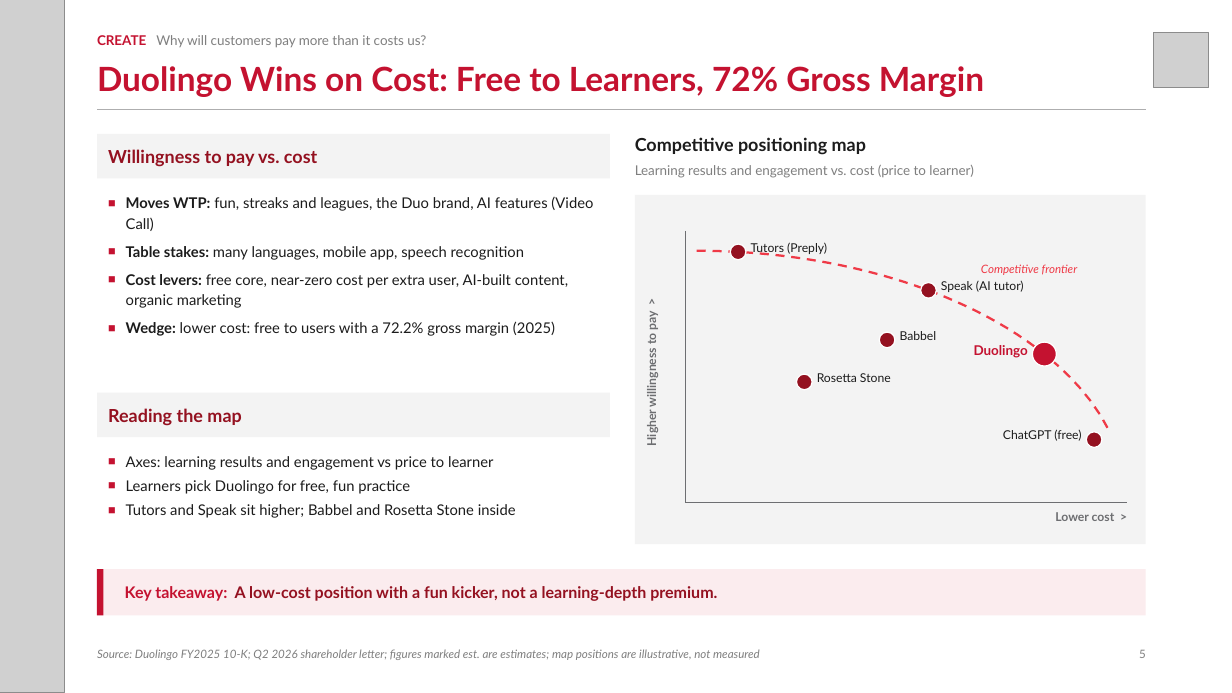
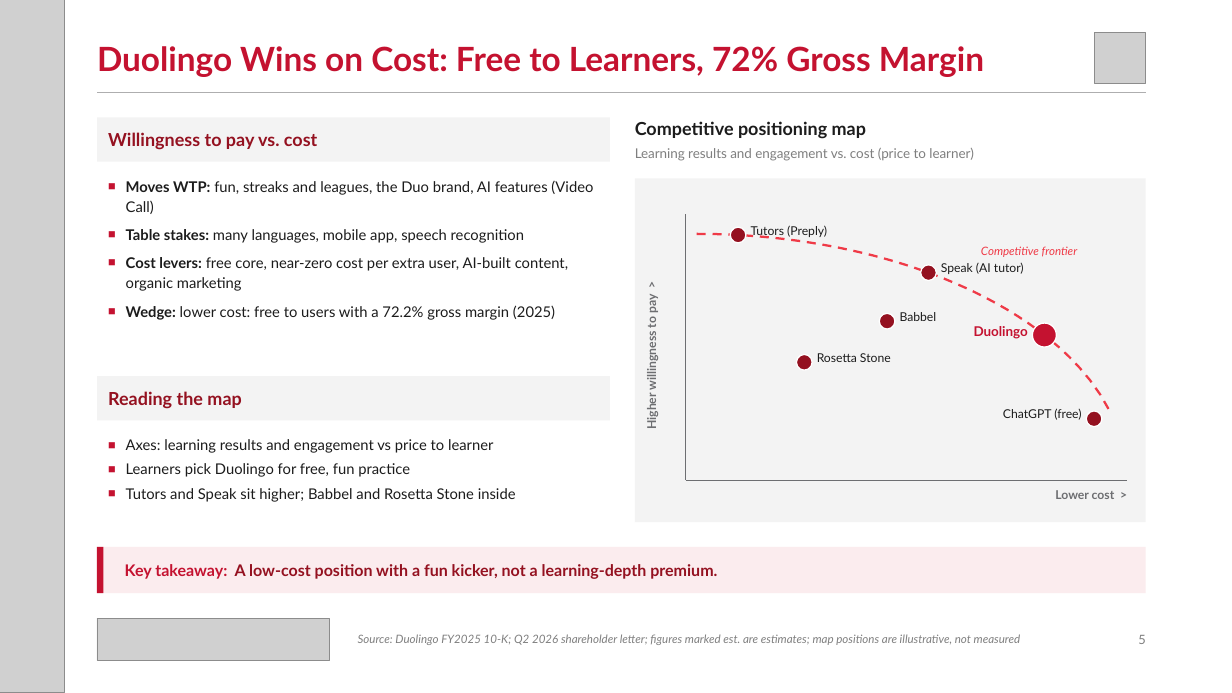
Before and after one commit to zuhayr77/AI-Business-Strategy-Agent, a slide deck: slide 5 of dccd-strategy-agent/examples/Duolingo_DCCD.pptx. Drawn at 1232x693 pixels with LibreOffice and Linux fonts; fonts in the diff are those of the drawing; grey boxes stand for pictures. Boxes give left, top, right and bottom in pixels: in the first picture for what was removed or moved away, otherwise in the second. Text is boxed around its words. In the diff, an @@ line names an element or a change of style, - is before the commit and + after.

```diff
--- a/dccd-strategy-agent/examples/Duolingo_DCCD.pptx
+++ b/dccd-strategy-agent/examples/Duolingo_DCCD.pptx
@@ text "Duolingo Wins on Cost: Free ...": place and size @@
-text "Duolingo Wins on Cost: Free ..." at [97,66,984,97]
+text "Duolingo Wins on Cost: Free ..." at [97,46,984,77]
@@ text removed at [97,35,426,47] @@
-CREATE Why will customers pay more than it costs us?
@@ picture: place and size @@
-picture at [1153,32,1209,88]
+picture at [1095,32,1146,83]
@@ 6 texts, 2 rectangles, 1 ellipse, 1 line: place and size @@
-6 texts, 2 rectangles, 1 ellipse, 1 line at [97,109,1146,445]
+6 texts, 2 rectangles, 1 ellipse, 1 line at [97,92,1146,428]
@@ rectangle: place and size @@
-rectangle at [635,195,1146,544]
+rectangle at [635,178,1146,522]
@@ line moved from (686, 231) - (686, 503) to (686, 214) - (686, 481) @@
@@ freeform shape: place and size @@
-freeform shape at [697,250,1111,433]
+freeform shape at [697,234,1111,413]
@@ text "Axes: learning results and engagement ...": place and size @@
-text "Axes: learning results and engagement ..." at [126,456,516,518]
+text "Axes: learning results and engagement ..." at [126,439,516,502]
@@ 7 texts, 5 ellipses, 2 rectangles, 1 line: place and size @@
-7 texts, 5 ellipses, 2 rectangles, 1 line at [97,264,1146,616]
+7 texts, 5 ellipses, 2 rectangles, 1 line at [97,246,1146,593]
@@ picture added at [97,618,330,661] @@
@@ text "Source: Duolingo FY2025 10-K; Q2 ...": place and size @@
-text "Source: Duolingo FY2025 10-K; Q2 ..." at [97,649,760,660]
+text "Source: Duolingo FY2025 10-K; Q2 ..." at [358,634,1021,645]
@@ text "Source: Duolingo FY2025 10-K; Q2 ..." at [358,634,1021,645]: vertical alignment bottom to middle @@
@@ text "5": place and size @@
-text "5" at [1139,650,1146,658]
+text "5" at [1138,635,1145,644]
@@ text "5" at [1138,635,1145,644]: size 9 to 10 pt; vertical alignment bottom to middle @@
```
Also in this commit, not shown: 8 other slides changed, 14 other files.
